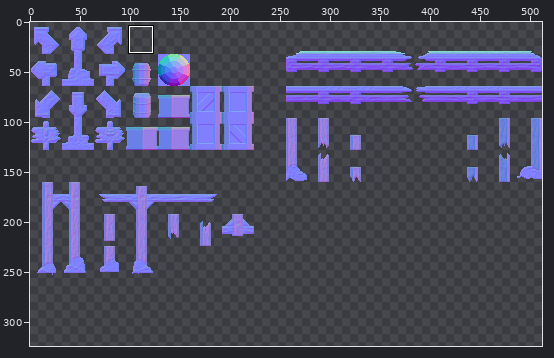
Two versions of one sprite sheet, Assets/Materials/Sprites/Tiles/cave1/NormalTileMapWooden.png. The first picture is a wide view before the edit; the outline marks the close-up.
Close-up. Earlier state:
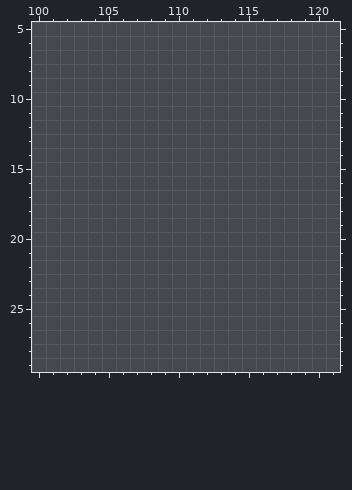
The file is 512x512 pixels. Shown: x 100..121, y 5..29. The wide view leaves out empty margins. The commit also changed other parts of the picture, which this record leaves out.
And afterwards:
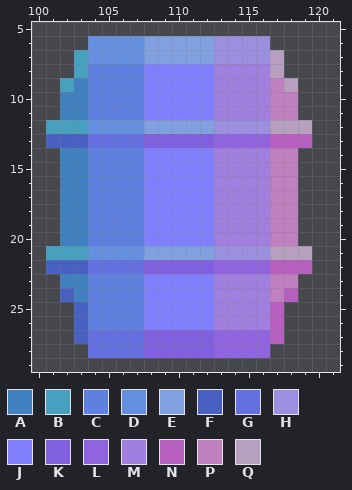
Palette (. is transparent): A #4080bf  B #48a0bf  C #6080df  D #6490df  E #80a0df  F #4860bf  G #6470df  H #9b8fdf  J #8080ff  K #8060df  L #9064df  M #a07fdf  N #b75fbf  P #c07fbf  Q #b79fbf
Change:
y 6: x 104..116 ............. -> DDDDEEEEEHHHH
y 7: x 103..117 ............... -> BDDDDEEEEEHHHHQ
y 8: x 103..117 ............... -> BCCCCJJJJJMMMMQ
y 9: x 102..118 ................. -> BACCCCJJJJJMMMMPQ
y 10..11: x 102..118 ................. -> AACCCCJJJJJMMMMPP
y 12: x 101..119 ................... -> BBBDDDDEEEEEHHHHQQQ
y 13: x 101..119 ................... -> FFFGGGGKKKKKLLLLNNN
y 14..20: x 102..118 ................. -> AACCCCJJJJJMMMMPP
y 21: x 101..119 ................... -> BBBDDDDEEEEEHHHHQQQ
y 22: x 101..119 ................... -> FFFGGGGKKKKKLLLLNNN
y 23: x 102..118 ................. -> AACCCCJJJJJMMMMPP
y 24: x 102..118 ................. -> FACCCCJJJJJMMMMPN
y 25..26: x 103..117 ............... -> FCCCCJJJJJMMMMN
y 27: x 103..117 ............... -> FGGGGKKKKKLLLLN
y 28: x 104..116 ............. -> GGGGKKKKKLLLL
Changed places in both close-ups, as pixel boxes (x1, y1, x2, y2):
added: (46, 36, 312, 358)
